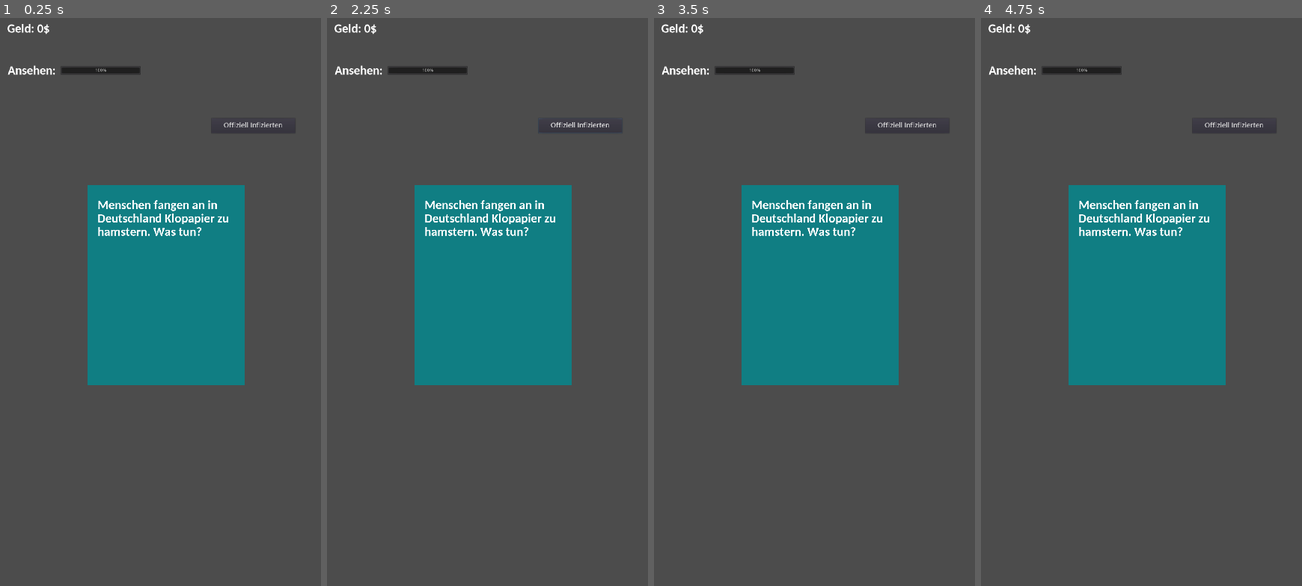
Above: before the commit, frames 1-4 (left to right).
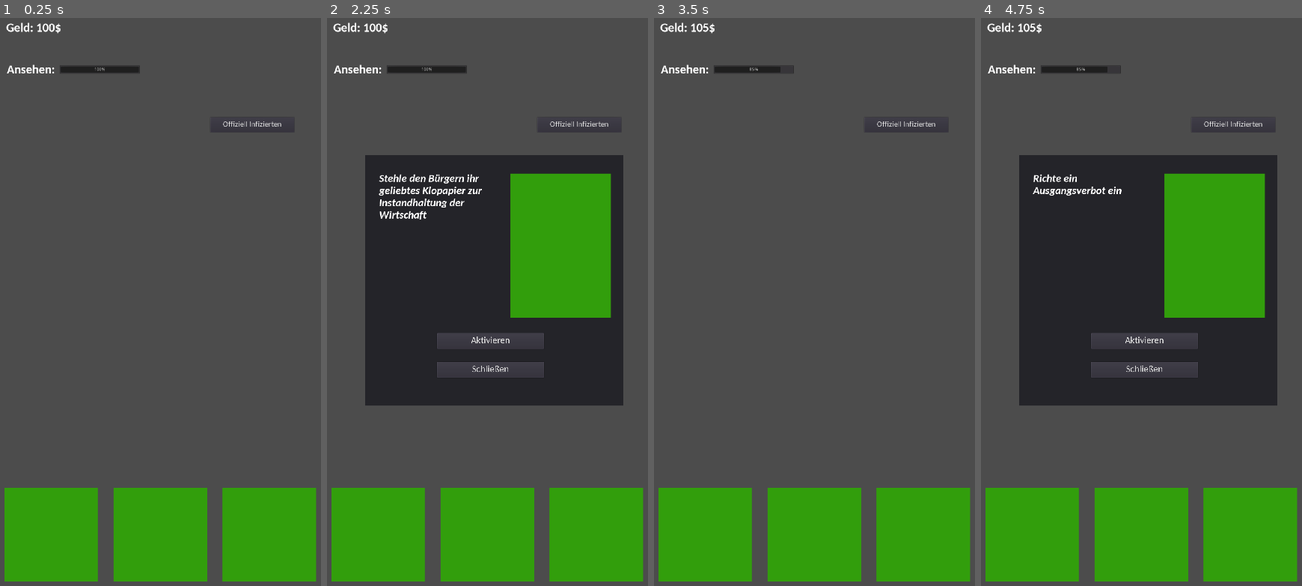
Above: after the commit, the same moments.

Repository: Cards-against-Corona/Cards-against-Corona
Game: Godot game, scene res://Scenes and Scripts/Game.tscn
Two runs of this game, one before a commit and one after it. Both use one fixed random seed, a clock stepped at 60 frames per second and the inputs below. The project has no main scene, so this scene is started directly.
Inputs (mouse positions are in pixels of both pictures, inside the frame that each line leads up to):
- Up to frame 1 (0.25 s): no input
- Up to frame 2 (2.25 s): click (493, 284) at 0.5 s, where only the run before the commit has a clickable "Menschen fangen an in Deutsch…"; click "Offiziell Infizierten" at 1.25 s; click (378, 534) at 2.02 s
- Up to frame 3 (3.5 s): click (817, 341) at 2.75 s, where only the run after the commit has a clickable "Aktivieren"
- Up to frame 4 (4.75 s): click (1141, 534) at 3.52 s; click (1250, 534) at 4.27 s

The runs differ from the first frame. In frame 1, 32% of the frame differs, in the area x 1-99%, y 0-100%; in frame 2, 50%; in frame 3, 32%; in frame 4, 50%.

Commit message:
Karten in Game tscn eingefügt

Diff:
--- a/Scenes and Scripts/Game.gd
+++ b/Scenes and Scripts/Game.gd
@@ -34,8 +34,9 @@
 
 
 # Called every frame. 'delta' is the elapsed time since the previous frame.
-#func _process(delta):
-#	pass
+func _process(delta):
+	$Control/Geld.set_text("Geld: " + str(res_Geld) + "$")
+	$Control/ProgressBar.value = wirk_Zufriedenheit
 
 
 
--- a/Scenes and Scripts/Game.tscn
+++ b/Scenes and Scripts/Game.tscn
@@ -1,6 +1,6 @@
-[gd_scene load_steps=8 format=2]
+[gd_scene load_steps=7 format=2]
 
-[ext_resource path="res://Assets/hellblau.png" type="Texture" id=1]
+[ext_resource path="res://Scenes and Scripts/Karten.tscn" type="PackedScene" id=1]
 [ext_resource path="res://Assets/Fonts/Carlito-Bold.ttf" type="DynamicFontData" id=6]
 [ext_resource path="res://Assets/Fonts/Carlito-Regular.ttf" type="DynamicFontData" id=7]
 [ext_resource path="res://Scenes and Scripts/Game.gd" type="Script" id=8]
@@ -9,11 +9,7 @@
 size = 40
 font_data = ExtResource( 6 )
 
-[sub_resource type="DynamicFont" id=3]
-size = 40
-font_data = ExtResource( 6 )
-
-[sub_resource type="DynamicFont" id=4]
+[sub_resource type="DynamicFont" id=2]
 size = 25
 font_data = ExtResource( 7 )
 
@@ -21,33 +17,10 @@
 script = ExtResource( 8 )
 
 [node name="Control" type="Control" parent="."]
-margin_left = 3.25354
-margin_top = 2.74893
-margin_right = 1090.25
-margin_bottom = 1926.75
-__meta__ = {
-"_edit_use_anchors_": false
-}
-
-[node name="Eventcard" type="TextureButton" parent="Control"]
-margin_left = 302.332
-margin_top = 569.2
-margin_right = 806.332
-margin_bottom = 1208.2
-texture_normal = ExtResource( 1 )
-expand = true
-__meta__ = {
-"_edit_use_anchors_": false
-}
-
-[node name="Label" type="Label" parent="Control/Eventcard"]
-margin_left = 31.8184
-margin_top = 46.0
-margin_right = 468.818
-margin_bottom = 585.0
-custom_fonts/font = SubResource( 1 )
-text = "Menschen fangen an in Deutschland Klopapier zu hamstern. Was tun?"
-autowrap = true
+margin_left = 0.317261
+margin_top = -0.187349
+margin_right = 1087.31
+margin_bottom = 1923.81
 __meta__ = {
 "_edit_use_anchors_": false
 }
@@ -57,7 +30,7 @@
 margin_top = 49.9175
 margin_right = 215.045
 margin_bottom = 100.918
-custom_fonts/font = SubResource( 3 )
+custom_fonts/font = SubResource( 1 )
 text = "Geld: 0$"
 __meta__ = {
 "_edit_use_anchors_": false
@@ -68,7 +41,7 @@
 margin_top = 184.054
 margin_right = 241.096
 margin_bottom = 235.054
-custom_fonts/font = SubResource( 3 )
+custom_fonts/font = SubResource( 1 )
 text = "Ansehen:"
 __meta__ = {
 "_edit_use_anchors_": false
@@ -94,3 +67,5 @@
 __meta__ = {
 "_edit_use_anchors_": false
 }
+
+[node name="Karten" parent="." instance=ExtResource( 1 )]
--- a/Scenes and Scripts/Karten.gd
+++ b/Scenes and Scripts/Karten.gd
@@ -33,7 +33,6 @@
 	currentansehen = -15
 	$"Infoübersicht/Label".set_text("Stehle den Bürgern ihr geliebtes Klopapier zur Instandhaltung der Wirtschaft")
 
-
 func _on_2_pressed():
 	$"Infoübersicht".show()
 	currentcard = 1
@@ -41,10 +40,19 @@
 	currentansehen = +10
 	$"Infoübersicht/Label".set_text("Richte Geld für Selbstständige ein")
 
-
 func _on_3_pressed():
 	$"Infoübersicht".show()
 	currentcard = 1
 	currentgeld = 0
 	currentansehen = -5
 	$"Infoübersicht/Label".set_text("Richte ein Ausgangsverbot ein")
+
+
+func _on_Aktivieren_pressed():
+	get_parent().res_Geld += currentgeld
+	get_parent().wirk_Zufriedenheit += currentansehen
+	$"Infoübersicht".hide()
+	$"Infoübersicht/Label".set_text("Dies sind die Vor- und Nachteile dieser Karte: Geld -100 Ansehen -15")
+	currentansehen = 0
+	currentgeld = 0
+	currentcard = 0
--- a/Scenes and Scripts/Karten.tscn
+++ b/Scenes and Scripts/Karten.tscn
@@ -114,4 +114,5 @@
 [connection signal="pressed" from="ScrollContainer/HBoxContainer/1" to="." method="_on_1_pressed"]
 [connection signal="pressed" from="ScrollContainer/HBoxContainer/2" to="." method="_on_2_pressed"]
 [connection signal="pressed" from="ScrollContainer/HBoxContainer/3" to="." method="_on_3_pressed"]
+[connection signal="pressed" from="Infoübersicht/Aktivieren" to="." method="_on_Aktivieren_pressed"]
 [connection signal="pressed" from="Infoübersicht/Schließen" to="." method="_on_Schlieen_pressed"]
Not shown: 1 places in Scenes and Scripts/Game.tscn that only renumber resources
